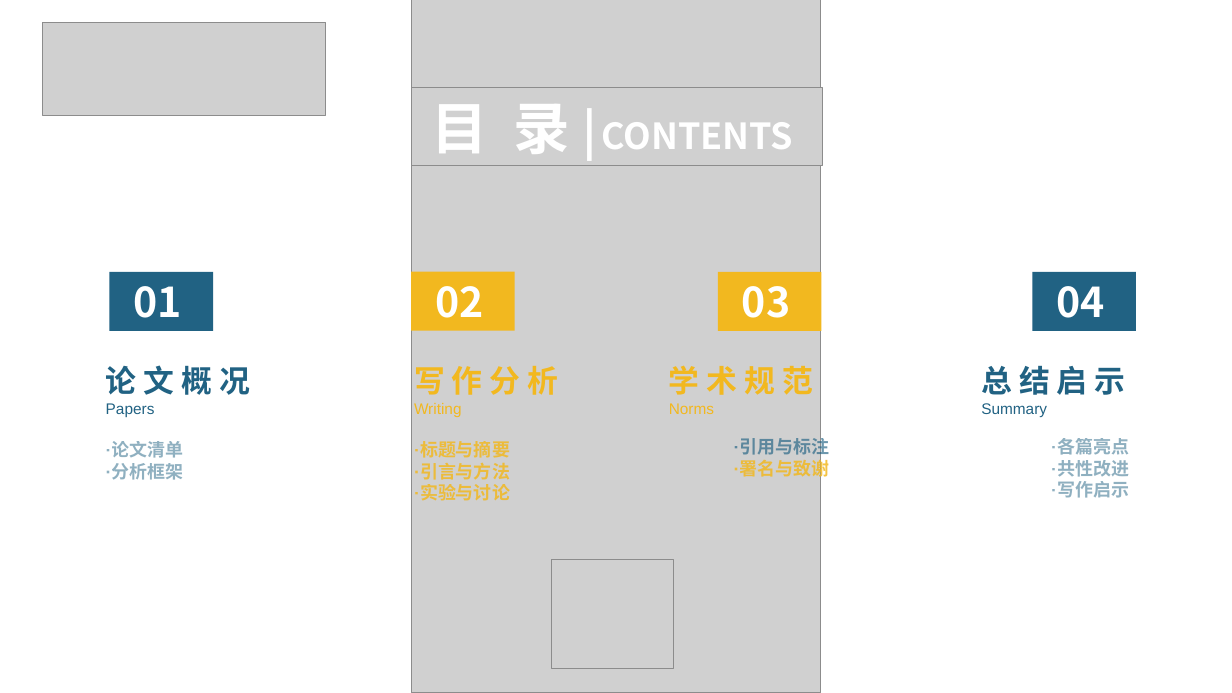
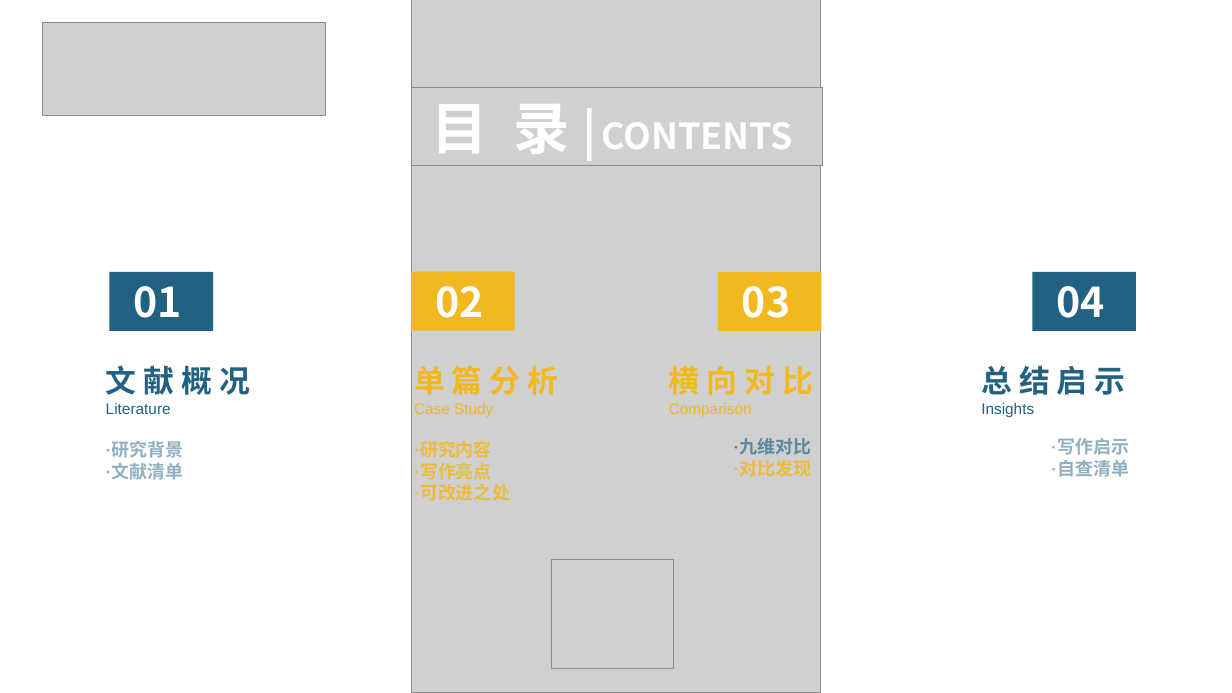
Before and after one commit to obiyeuy/tmp, a slide deck: slide 2 of 学术论文研读与写作规范分析-课堂研讨.pptx. Drawn at 1232x693 pixels with LibreOffice and Linux fonts; fonts in the diff are those of the drawing; grey boxes stand for pictures. Boxes give left, top, right and bottom in pixels: in the first picture for what was removed or moved away, otherwise in the second. Text is boxed around its words. In the diff, an @@ line names an element or a change of style, - is before the commit and + after.

Commit message:
Redesign deck: per-paper analysis, layered structure, varied layouts

```diff
--- a/学术论文研读与写作规范分析-课堂研讨.pptx
+++ b/学术论文研读与写作规范分析-课堂研讨.pptx
@@ text at (x1=106, y1=365, x2=250, y2=480): text changed; size 14 to 12 pt @@
-论 文 概 况
-Papers
-·论文清单
-·分析框架
+文 献 概 况
+Literature
+·研究背景
+·文献清单
@@ text at (x1=414, y1=366, x2=558, y2=501): text changed @@
-写 作 分 析
-Writing
-·标题与摘要
-·引言与方法
-·实验与讨论
+单 篇 分 析
+Case Study
+·研究内容
+·写作亮点
+·可改进之处
@@ text at (x1=669, y1=366, x2=813, y2=477): text changed; size 14 to 12 pt @@
-学 术 规 范
-Norms
-·引用与标注
-·署名与致谢
+横 向 对 比
+Comparison
+·九维对比
+·对比发现
@@ text at (x1=981, y1=365, x2=1126, y2=395): text changed; size 14 to 12 pt; bold off @@
-总 结 启 示Summary
-·各篇亮点
-·共性改进
+总 结 启 示Insights
@@ text at (x1=1051, y1=461, x2=1129, y2=476): paragraph added @@
+·自查清单
```
Also in this commit, not shown: 1 other slide changed, 11 slides added, 9 slides removed.
